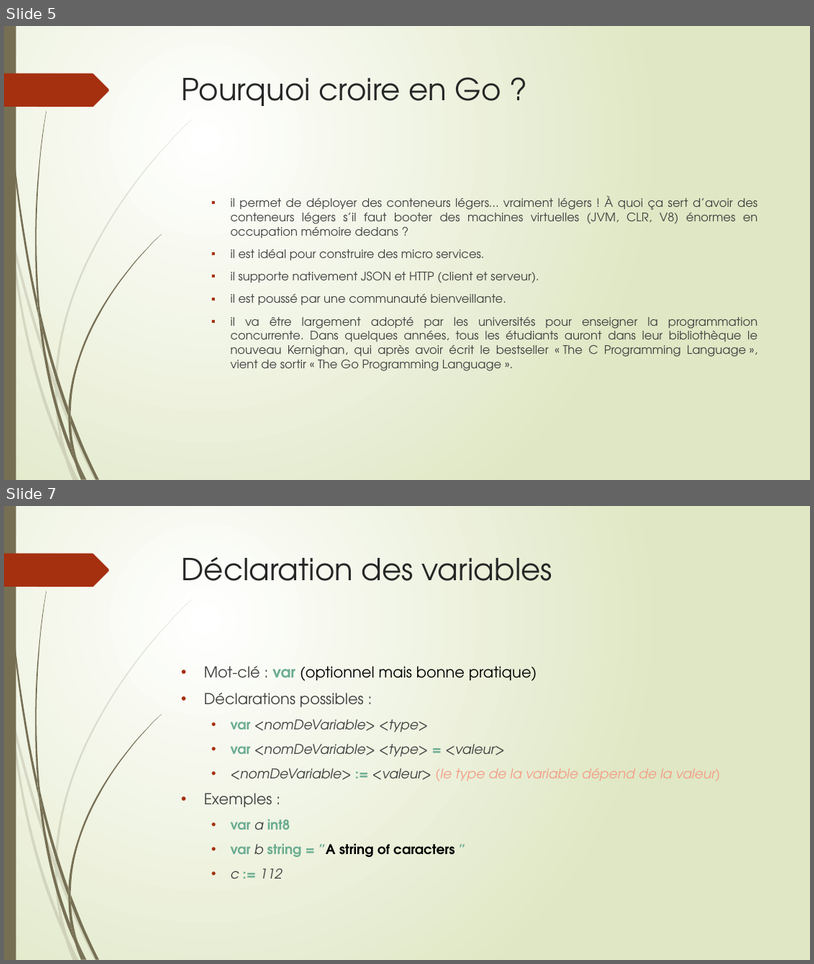
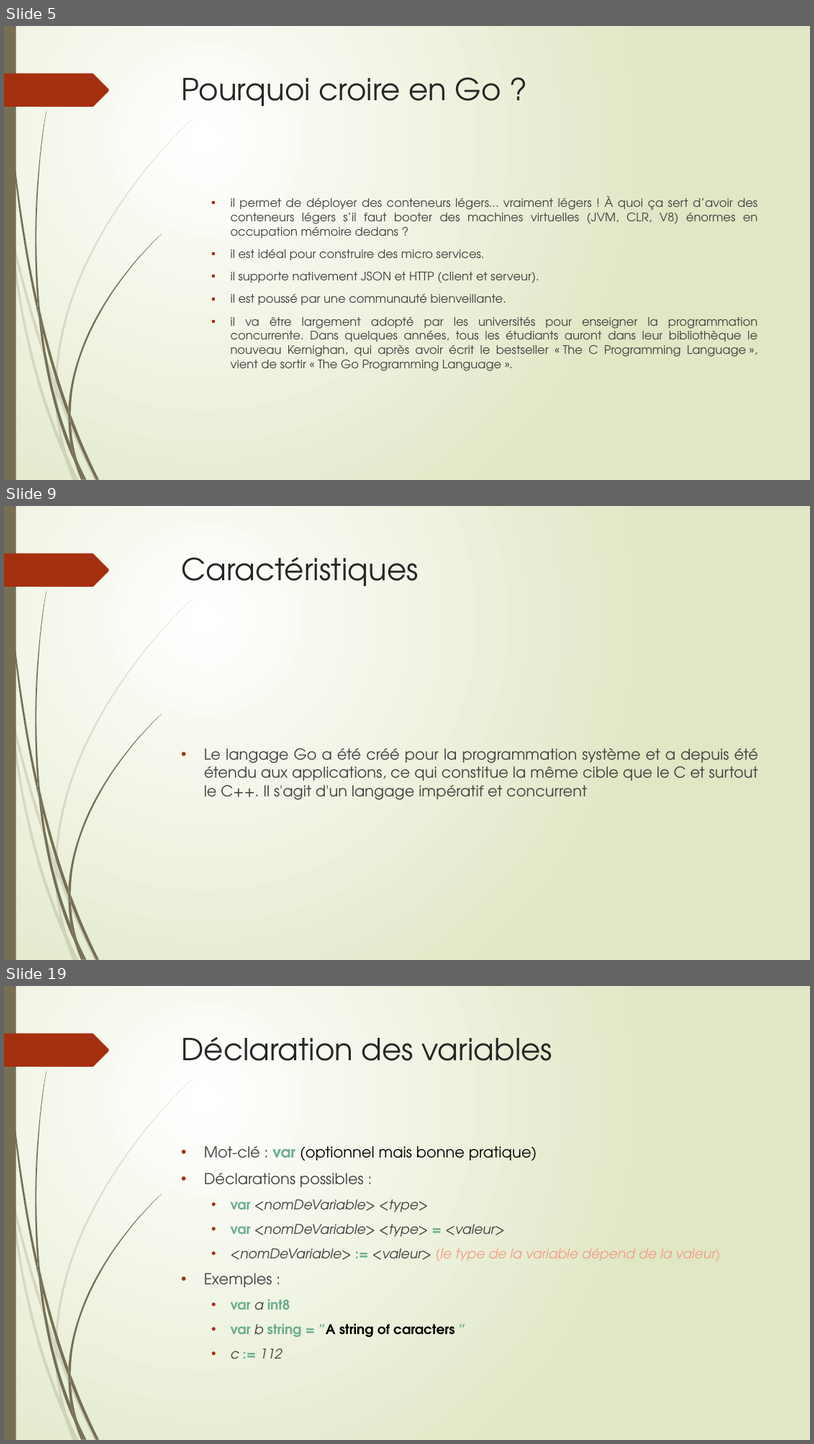
Before and after one commit to thierrydecker/learning-go, a slide deck: learning-go.pptx. Shown one above the other, each under a label of ours: slides 5 and 7 before the commit, slides 5, 9 and 19 after it; the slides between them are not shown. The pictures are 814x964 and 814x1444 pixels, drawn with LibreOffice and Linux fonts; fonts in the diff are those of the drawing. Boxes give left, top, right and bottom in pixels: in the first picture for what was removed or moved away, otherwise in the second. Text is boxed around its words. In the diff, an @@ line names an element or a change of style, - is before the commit and + after.

```diff
--- a/learning-go.pptx
+++ b/learning-go.pptx
@@ slide 9 added at [4, 506, 810, 960], background gradient #FFFFFF to #DFE8C4; not listed: 24 template elements that a slide beside it also shows @@
@@ title added at [182, 557, 419, 586], 36 pt, text #262626 @@
+Caractéristiques
@@ text added at [204, 748, 759, 800], 18 pt, text #404040 @@
+• Le langage Go a été créé pour la programmation système et a depuis été étendu aux applications, ce qui constitue la même cible que le C et surtout le C++. Il s'agit d'un langage impératif et concurrent
@@ what was slide 7 is now slide 19 @@
```
Also in this commit, not shown: 1 slide changed, 12 other slides added.
